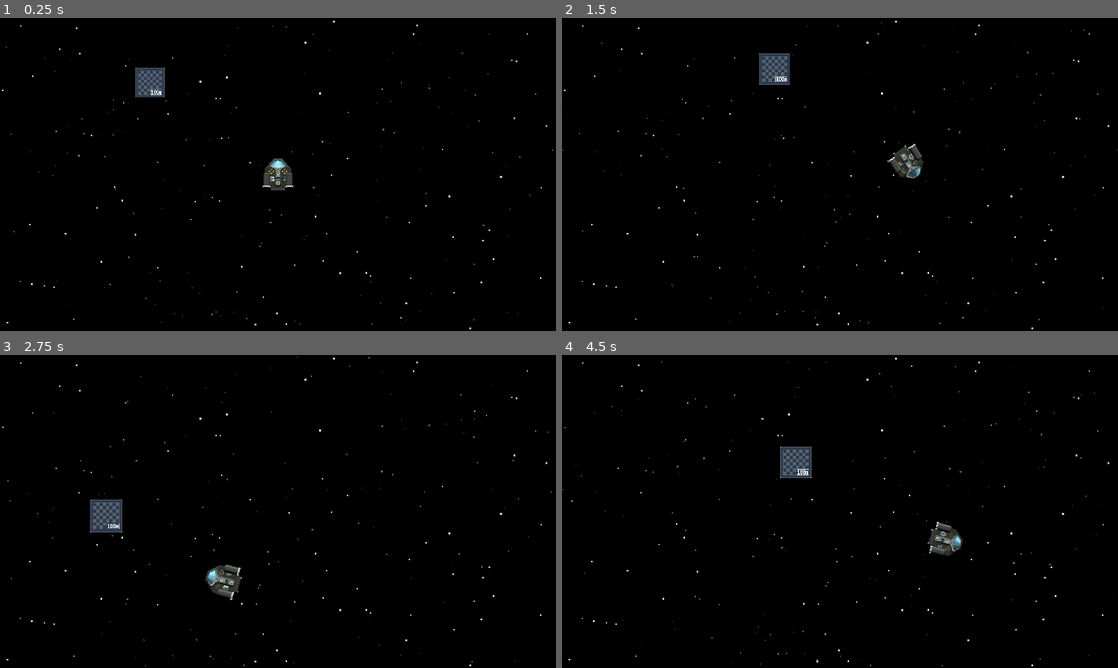
Above: before the commit, frames 1-4 (two rows, left to right).
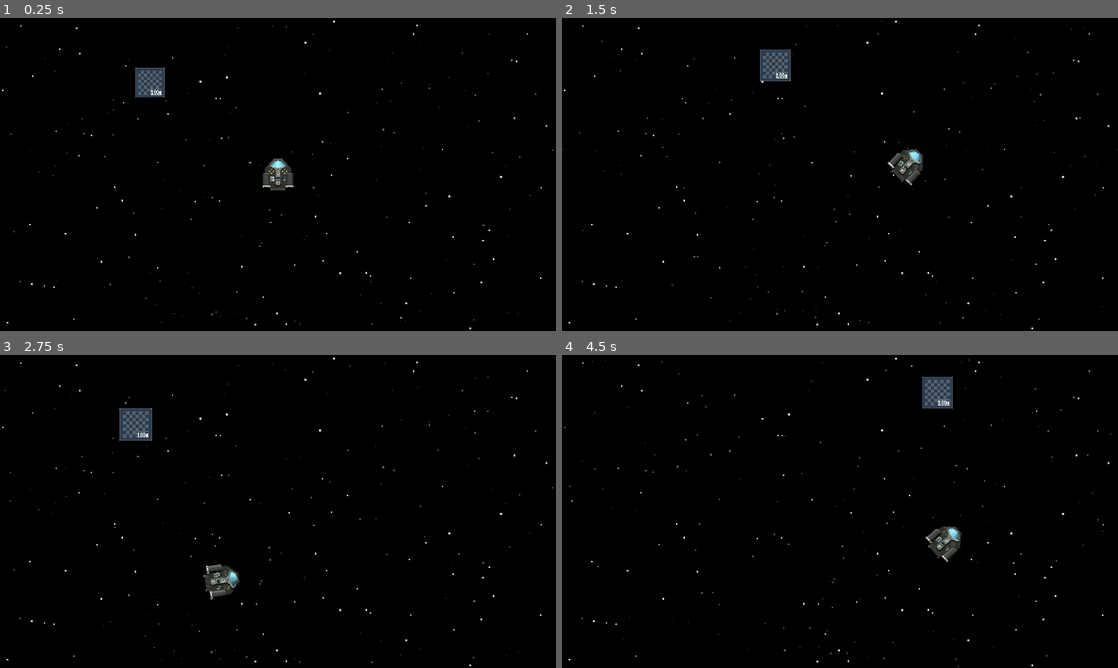
Above: after the commit, the same moments.

Repository: creusator/A_Random_Space_Game
Game: Godot game, scene res://Game.tscn
The game is run twice, just before and just after one commit, with the same random seed, the same clock (stepped at 60 frames per second) and the same inputs. This scene is started directly instead of the project's main scene.
Inputs (mouse positions are in pixels of both pictures, inside the frame that each line leads up to):
- Up to frame 1 (0.25 s): no input
- Up to frame 2 (1.5 s): tap Enter at 0.5 s; move the mouse to (962, 158) at 0.52 s; hold E (rotate_right) 0.53-1.28 s; tap Mouse wheel up (zoom_in) at 0.6 s; move the mouse to (728, 190) at 1.27 s; hold S (thrust_down) from 1.28 s (still down); tap Mouse wheel down (zoom_out) at 1.35 s
- Up to frame 3 (2.75 s): move the mouse to (333, 442) at 2.02 s; release S (thrust_down) at 2.03 s; hold E (rotate_right) from 2.03 s (still down); tap Mouse wheel up (zoom_in) at 2.1 s
- Up to frame 4 (4.5 s): move the mouse to (812, 574) at 2.77 s; release E (rotate_right) at 2.78 s; hold S (thrust_down) 2.78-3.53 s; tap Mouse wheel down (zoom_out) at 2.85, 4.35 s; move the mouse to (1006, 558) at 3.52 s; hold Q (rotate_left) from 3.53 s (still down); tap Mouse wheel up (zoom_in) at 3.6 s; move the mouse to (673, 464) at 4.27 s

The runs differ from the first frame. In frame 1, less than 0.1% of the frame differs, in the area x 47-53%, y 49-56%; in frame 2, 0.9%; in frame 3, 1.8%, in the area x 0-100%, y 0-100%; in frame 4, 1.7%.

Commit message:
FIX - Move speed is now to scale

Diff:
--- a/Components/MotionComponent2D.gd
+++ b/Components/MotionComponent2D.gd
@@ -20,7 +20,7 @@
 	mass = controlled.mass
 	main_thrust_power = controlled.main_thrust_power
 	side_thrust_power = controlled.side_thrust_power
-	max_move_speed = controlled.max_move_speed
+	max_move_speed = controlled.max_move_speed * PIXEL_PER_METER
 	max_rotation_speed = deg_to_rad(controlled.max_rotation_speed)
 	moment_of_inertia_factor = controlled.moment_of_inertia_factor
 
@@ -36,15 +36,14 @@
 	if thrust_vector.length() < 0.1 and inertial_dampener_efficiency >= 0.0:
 		dampening_force = calculate_dampening(velocity)
 
-	var force_total: Vector2 = thrust_force + dampening_force
+	var force_total: Vector2 = (thrust_force + dampening_force) * PIXEL_PER_METER
 	var acceleration: Vector2 = force_total / mass
 	var applied_velocity: Vector2 = velocity + acceleration * delta
 
-	if thrust_vector.length() < 0.1 and applied_velocity.length() < 5.0:
+	if thrust_vector.length() < 0.1 and applied_velocity.length() < 3.5:
 		applied_velocity = Vector2.ZERO
 	elif applied_velocity.length() > max_move_speed:
-		applied_velocity = (applied_velocity.normalized() * max_move_speed)
-	print(applied_velocity)
+		applied_velocity = applied_velocity.normalized() * max_move_speed
 	return applied_velocity
 
 func calculate_thrust(thrust_vector: Vector2) -> Vector2:
--- a/Entities/Ships/NorikerMKI/Chassis/Chassis.tres
+++ b/Entities/Ships/NorikerMKI/Chassis/Chassis.tres
@@ -4,9 +4,9 @@
 
 [resource]
 script = ExtResource("1_keqq3")
-mass = 20
+mass = 22
 max_move_speed = 180
-max_rotation_speed = 200
+max_rotation_speed = 56
 moment_of_inertia_factor = 0.5
 power_consumption = 1
 metadata/_custom_type_script = "uid://cf5dt5kd6evf5"
--- a/Entities/Ships/NorikerMKI/NorikerMKI.tscn
+++ b/Entities/Ships/NorikerMKI/NorikerMKI.tscn
@@ -11,21 +11,21 @@
 
 [node name="NorikerMKI" instance=ExtResource("1_skko5")]
 
-[node name="Chassis" parent="." index="0" instance=ExtResource("2_xgley")]
-data = ExtResource("3_xuh8a")
-
 [node name="LeftMainThruster" parent="Thrusters" index="0" instance=ExtResource("2_f7jef")]
-position = Vector2(-39, 20)
+position = Vector2(-39.5, 20)
 data = ExtResource("3_8d0gf")
 
 [node name="RightMainThruster" parent="Thrusters" index="1" instance=ExtResource("2_f7jef")]
-position = Vector2(39, 20)
+position = Vector2(39.5, 20)
 data = ExtResource("3_8d0gf")
 
 [node name="LeftSmallThruster" parent="Thrusters" index="2" instance=ExtResource("5_r3qfp")]
-position = Vector2(-22, 52)
+position = Vector2(-22.5, 52)
 data = ExtResource("6_d1ph0")
 
 [node name="RightSmallThruster" parent="Thrusters" index="3" instance=ExtResource("6_j7ebk")]
-position = Vector2(22, 52)
+position = Vector2(22.5, 52)
 data = ExtResource("6_d1ph0")
+
+[node name="Chassis" parent="." index="1" instance=ExtResource("2_xgley")]
+data = ExtResource("3_xuh8a")
--- a/Entities/Ships/NorikerMKI/Thrusters/MainThruster.tres
+++ b/Entities/Ships/NorikerMKI/Thrusters/MainThruster.tres
@@ -4,9 +4,9 @@
 
 [resource]
 script = ExtResource("1_cp2i5")
-mass = 15
-main_thrust_power = 8000
-side_thrust_power = 1000
+mass = 10
+main_thrust_power = 800
+side_thrust_power = 25
 fuel_consumption = 1
 power_consumption = 1
 metadata/_custom_type_script = "uid://b476co8q6r41c"
--- a/Entities/Ships/NorikerMKI/Thrusters/SmallThruster.tres
+++ b/Entities/Ships/NorikerMKI/Thrusters/SmallThruster.tres
@@ -4,9 +4,9 @@
 
 [resource]
 script = ExtResource("1_43idp")
-mass = 1
-main_thrust_power = 1000
-side_thrust_power = 500
+mass = 2
+main_thrust_power = 200
+side_thrust_power = 25
 fuel_consumption = 1
 power_consumption = 1
 metadata/_custom_type_script = "uid://b476co8q6r41c"
--- a/Entities/Ships/Template/Ship.gd
+++ b/Entities/Ships/Template/Ship.gd
@@ -24,3 +24,6 @@
 	power_consumption = chassis.power_consumption + thrusters.total_fuel_consumption
 	moment_of_inertia_factor = chassis.moment_of_inertia_factor
 	motion_component_2d.initialize()
+	print(mass)
+	print(main_thrust_power)
+	print(side_thrust_power)
